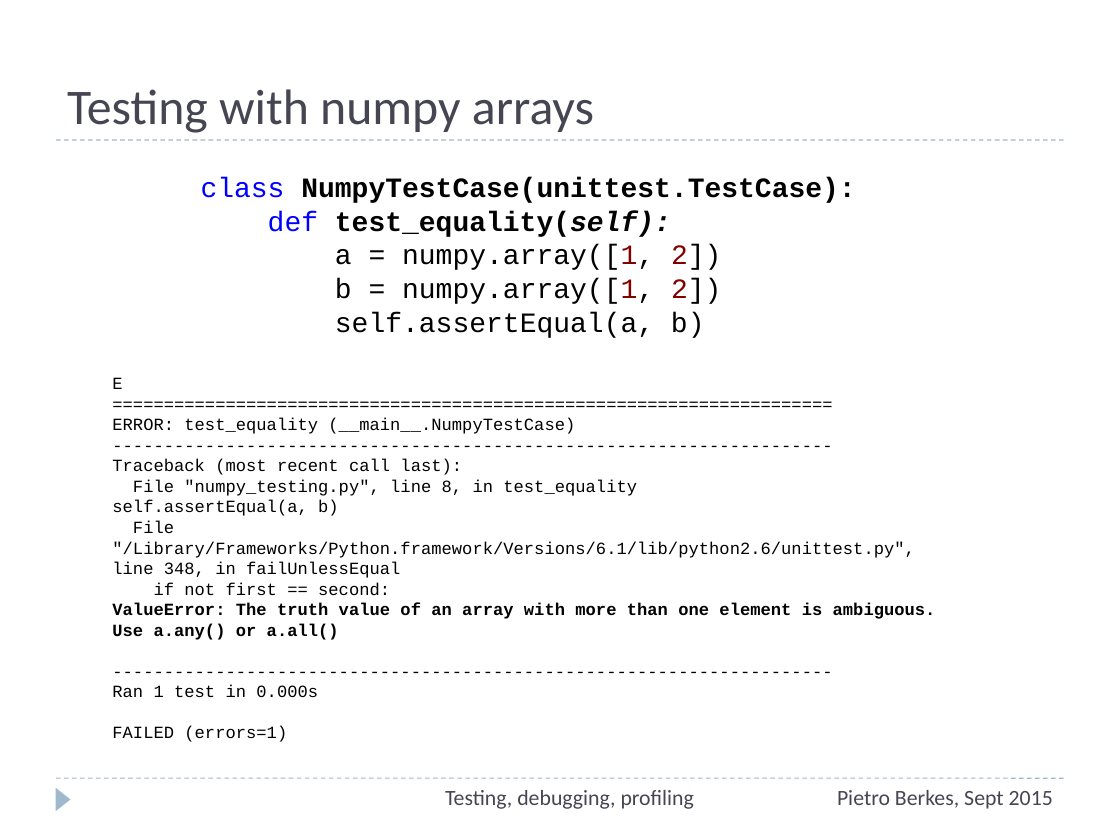
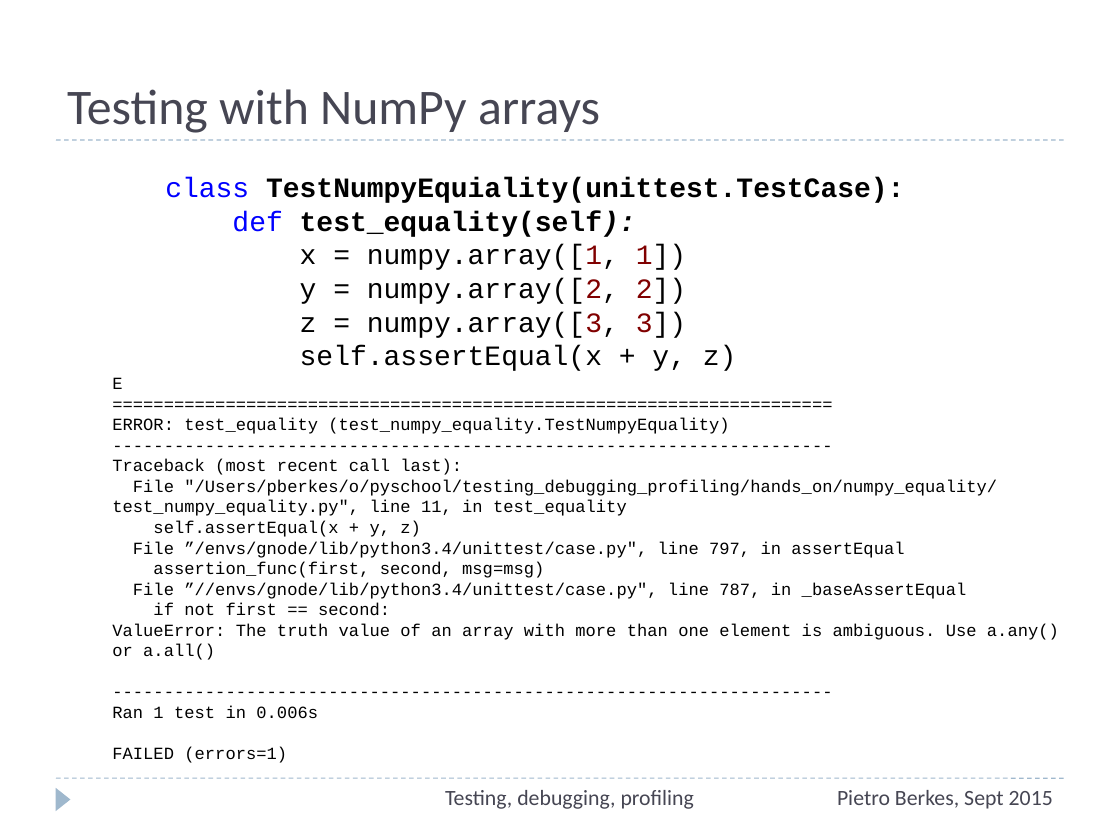
Before and after one commit to ASPP/testing_debugging_profiling, a slide deck: slide 28 of testing-debugging-profiling.pptx. Drawn at 1120x840 pixels with LibreOffice and Linux fonts; fonts in the diff are those of the drawing. Boxes give left, top, right and bottom in pixels: in the first picture for what was removed or moved away, otherwise in the second. Text is boxed around its words. In the diff, an @@ line names an element or a change of style, - is before the commit and + after.

Commit message:
Updates to slide, numpy testing equality example

```diff
--- a/testing-debugging-profiling.pptx
+++ b/testing-debugging-profiling.pptx
@@ title at box(67, 89, 600, 133): text changed @@
-Testing with numpy arrays
+Testing with NumPy arrays
@@ text "class TestNumpyEquiality(unittest.TestCase):": place and size @@
-text "class TestNumpyEquiality(unittest.TestCase):" at box(201, 177, 855, 338)
+text "class TestNumpyEquiality(unittest.TestCase):" at box(165, 177, 904, 371)
@@ text at box(165, 177, 904, 203): text changed @@
-class NumpyTestCase(unittest.TestCase):
+class TestNumpyEquiality(unittest.TestCase):
@@ text at box(232, 211, 636, 237): italic off in "test_equality(self):" @@
@@ text at box(300, 245, 737, 371): text changed @@
-a = numpy.array([1, 2])
-b = numpy.array([1, 2])
-self.assertEqual(a, b)
+x = numpy.array([1, 1])
+y = numpy.array([2, 2])
+z = numpy.array([3, 3])
+self.assertEqual(x + y, z)
@@ text at box(112, 418, 729, 434): text changed @@
-ERROR: test_equality (__main__.NumpyTestCase)
+ERROR: test_equality (test_numpy_equality.TestNumpyEquality)
@@ text at box(112, 479, 997, 599): text changed @@
-File "numpy_testing.py", line 8, in test_equality
-self.assertEqual(a, b)
-File "/Library/Frameworks/Python.framework/Versions/6.1/lib/python2.6/unittest.py", line 348, in failUnlessEqual
+File "/Users/pberkes/o/pyschool/testing_debugging_profiling/hands_on/numpy_equality/test_numpy_equality.py", line 11, in test_equality
+self.assertEqual(x + y, z)
+File ”/envs/gnode/lib/python3.4/unittest/case.py", line 797, in assertEqual
+assertion_func(first, second, msg=msg)
+File ”//envs/gnode/lib/python3.4/unittest/case.py", line 787, in _baseAssertEqual
@@ text at box(112, 623, 1059, 660): bold off in "ValueError: The truth value of an array ..." @@
@@ text at box(112, 705, 318, 718): text changed @@
-Ran 1 test in 0.000s
+Ran 1 test in 0.006s
```
Also in this commit, not shown: 9 other slides changed, 1 slide added, 1 other file.
